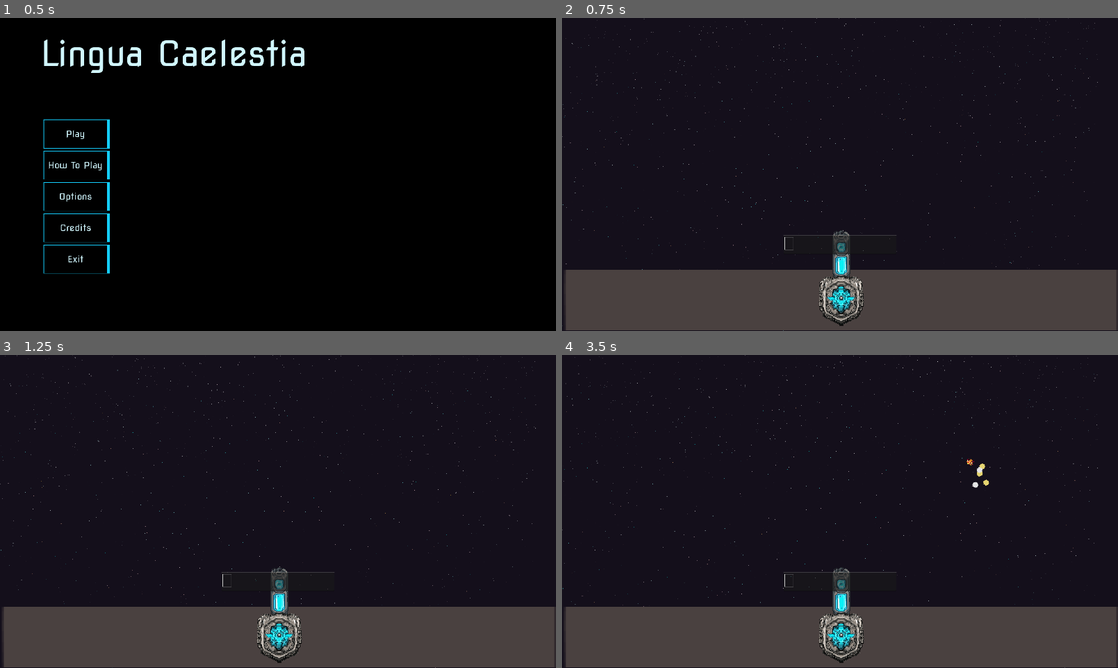
Above: before the commit, frames 1-4 (two rows, left to right).
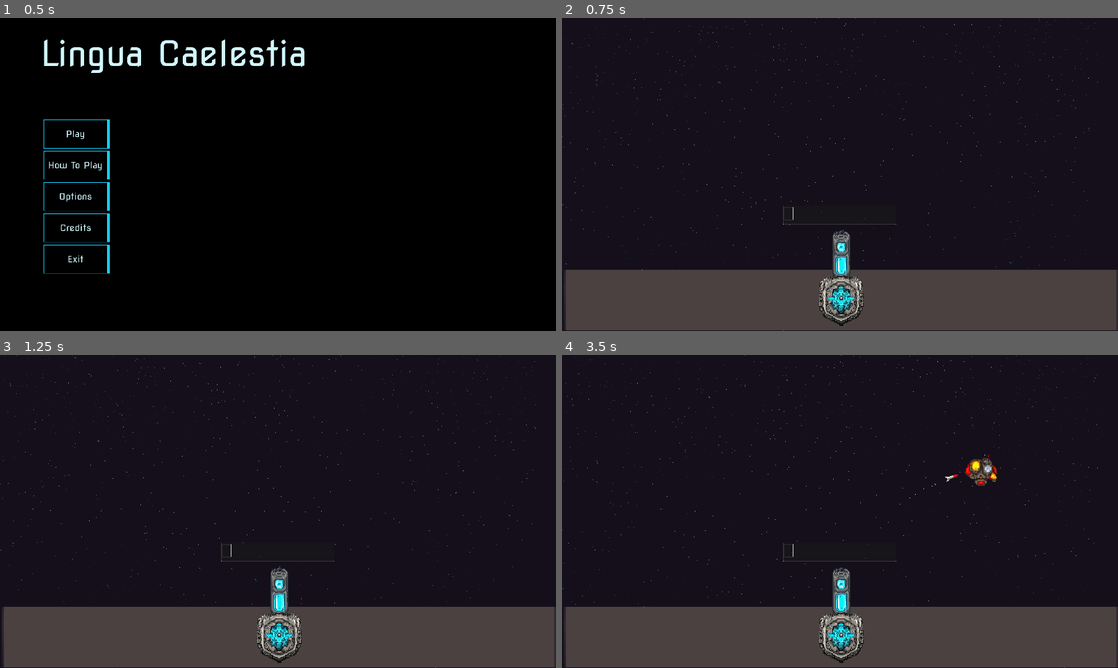
Above: after the commit, the same moments.

Repository: HephaistosForge/LinguaCaelestia
Game: Godot game, scene res://ui/main_menu/main_menu.tscn
Two runs of this game, one before a commit and one after it. Both use one fixed random seed, a clock stepped at 60 frames per second and the inputs below. Sound files missing from this copy of the repository are replaced by a short silence.
Inputs:
- Up to frame 1 (0.5 s): no input
- Up to frame 2 (0.75 s): click "Play" at 0.5 s
- Up to frame 3 (1.25 s): no input
- Up to frame 4 (3.5 s): type "bibliothek" at 1.25 s

Frame 1 is identical in both runs. In frame 2, 0.3% of the frame differs, in the area x 39-61%, y 60-76%; in frame 3, 0.3%; in frame 4, 0.7%, in the area x 39-79%, y 31-76%.

Commit message:
Rebalance difficulty

Diff:
--- a/controller/game_controller.gd
+++ b/controller/game_controller.gd
@@ -7,7 +7,7 @@
 var score = 0
 var difficulty = 1
 
-var increase_difficulty_at_score = [2, 5, 10, 20, 30, 50]
+var increase_difficulty_at_score = [2, 9, 20, 40, 60, 100]
 
 func _ready():
 	for node in get_tree().get_nodes_in_group("enemy_target_position"):
@@ -51,9 +51,7 @@
 func _on_ship_destroyed(index):
 	target_occupants[index] = null
 	score += 1
-	print(difficulty, score)
 	if score in increase_difficulty_at_score:
-
 		difficulty += 1
 
 func _random_enemy():
@@ -68,9 +66,9 @@
 	var rocket_launch_pos = get_tree().get_first_node_in_group("rocket_launch_position")
 	if is_instance_valid(rocket_launch_pos):
 		var rocket = rocket_scene.instantiate()
-		rocket.position = rocket_launch_pos.position
 		rocket.seek = node
 		add_child(rocket)
+		rocket.global_position = rocket_launch_pos.global_position
 
 func _on_text_edit_text_changed():
 	var text = $TextEdit.text
--- a/entities/enemies/french/cruiser.tscn
+++ b/entities/enemies/french/cruiser.tscn
@@ -29,7 +29,7 @@
 position = Vector2(-1, 73)
 
 [node name="Timer" type="Timer" parent="."]
-wait_time = 7.0
+wait_time = 8.0
 autostart = true
 
 [connection signal="timeout" from="Timer" to="." method="_on_timer_timeout"]
--- a/entities/enemies/hawaiian/cruiser.tscn
+++ b/entities/enemies/hawaiian/cruiser.tscn
@@ -29,7 +29,7 @@
 position = Vector2(-1, 54)
 
 [node name="Timer" type="Timer" parent="."]
-wait_time = 2.5
+wait_time = 3.5
 autostart = true
 
 [connection signal="timeout" from="Timer" to="." method="_on_timer_timeout"]
--- a/entities/enemies/hawaiian/hawaiian.gd
+++ b/entities/enemies/hawaiian/hawaiian.gd
@@ -1,5 +1,8 @@
 extends Ship
 
 
+var target_index_override = randi()
+
 func _on_timer_timeout():
+	target_override = projectile_targets[target_index_override % len(projectile_targets)]
 	launch_rockets(0.4, 0, 50, 200, 30)
--- a/entities/enemies/ship.gd
+++ b/entities/enemies/ship.gd
@@ -15,6 +15,7 @@
 const explosion_scene = preload("res://vfx/explosion/ship_explosion.tscn")
 @onready var mothership = get_tree().get_first_node_in_group("mothership")
 var projectile_targets: Array
+var target_override = null
 
 signal enemy_typed_label(Area2D)
 
@@ -34,7 +35,11 @@
 func launch_rockets(size, speed, accel, max_speed, damage):
 	if not is_instance_valid(mothership):
 		return
+
 	var target = projectile_targets[randi() % len(projectile_targets)]
+	if target_override != null:
+		target = target_override
+
 	for child in get_children():
 		if child.is_in_group("enemy_rocket_launch_position"):
 			var rocket = rocket_scene.instantiate()
--- a/entities/mothership/ProjectileMarker.gd
+++ b/entities/mothership/ProjectileMarker.gd
@@ -3,7 +3,7 @@
 const INCOMING_MISSILE_WARNING_PREFAB = preload("res://player/ui/incoming_missile_warning.tscn")
 const SHIELD_PREFAB = preload("res://entities/mothership/shield.tscn")
 
-const SHIELD_OFFSET = 200
+const SHIELD_OFFSET = 140
 const OFFSET = 90
 
 var impact_warnings = {}
--- a/entities/mothership/Shield.gd
+++ b/entities/mothership/Shield.gd
@@ -13,7 +13,7 @@
 
 func _on_timer_timeout() -> void:
 	var tween = create_tween()
-	tween.tween_property(self, "scale", Vector2.ZERO, 0.3) \
+	tween.tween_property(self, "scale", Vector2.ZERO, .8) \
 		.set_ease(Tween.EASE_IN_OUT).set_trans(Tween.TRANS_EXPO)
 	await tween.finished
 	self.queue_free()
--- a/entities/mothership/shield.tscn
+++ b/entities/mothership/shield.tscn
@@ -11,7 +11,7 @@
 radius = 54.0
 
 [node name="Shield" type="Node2D" groups=["shield"]]
-scale = Vector2(3, 3)
+scale = Vector2(3.5, 3.5)
 script = ExtResource("1_c6qsf")
 
 [node name="Sprite2D" type="Sprite2D" parent="."]
--- a/levels/main.tscn
+++ b/levels/main.tscn
@@ -41,7 +41,7 @@
 position = Vector2(728, -362)
 
 [node name="GameController" parent="." instance=ExtResource("4_k3rsk")]
-position = Vector2(0, 241)
+position = Vector2(-1, 138)
 
 [node name="Background2" parent="." instance=ExtResource("5_t8hon")]
 z_index = -10
--- a/ui/typed_label.tres
+++ b/ui/typed_label.tres
@@ -4,4 +4,4 @@
 
 [resource]
 font = ExtResource("1_i6fdv")
-font_size = 50
+font_size = 45
